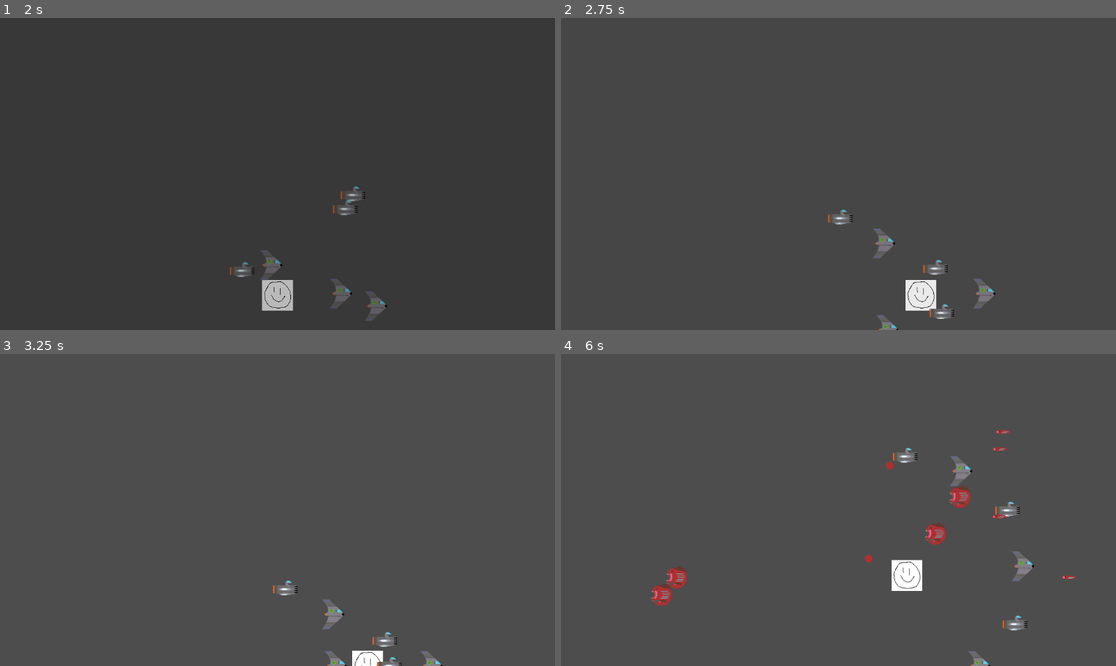
Above: before the commit, frames 1-4 (two rows, left to right).
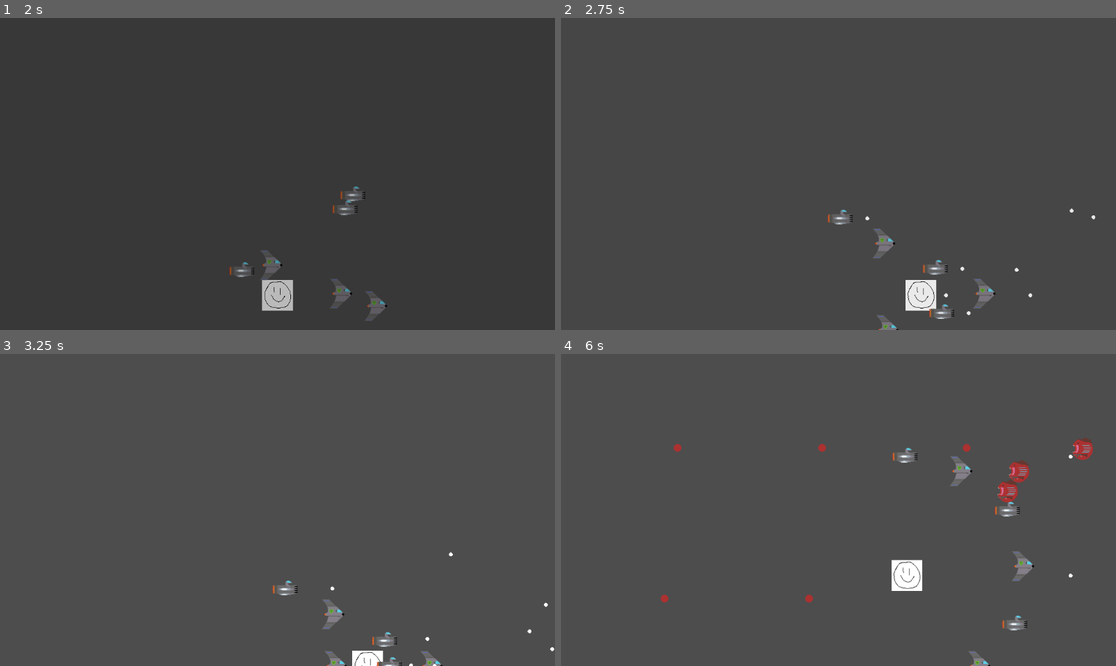
Above: after the commit, the same moments.

Repository: tfmertz/gamedevtv-jam-2026
Game: Godot game, scene res://scene/main.tscn
The game is run twice, just before and just after one commit, with the same random seed, the same clock (stepped at 60 frames per second) and the same inputs.
Inputs:
- Up to frame 1 (2 s): click "START" at 0.5 s; click "START" at 1.25 s
- Up to frame 2 (2.75 s): tap Enter at 2 s; hold D (move_right) from 2.03 s (still down); tap 3 at 2.1 s; tap 6 at 2.3 s
- Up to frame 3 (3.25 s): release D (move_right) at 2.78 s; hold S (move_down) from 2.78 s (still down); tap 6 at 2.85 s; tap 5 at 3.05 s
- Up to frame 4 (6 s): tap Space at 3.5 s; release S (move_down) at 3.53 s; hold D (move_right) 3.53-4.28 s; tap 5 at 3.6, 5.3 s; tap 3 at 3.8, 5.85 s; hold W (move_up) 4.28-5.03 s; tap F (cycle_formation) at 4.35 s; tap 6 at 4.55 s; hold A (move_left) from 5.03 s (still down); tap R (cycle_spacing) at 5.1 s

Frame 1 is identical in both runs. In frame 2, less than 0.1% of the frame differs, in the area x 54-97%, y 61-96%; in frame 3, less than 0.1%; in frame 4, 1.7%, in the area x 16-96%, y 24-81%.

Commit message:
adding random movement and bullets

Diff:
--- a/scene/bullet.gd
+++ b/scene/bullet.gd
@@ -1,9 +1,11 @@
 extends Area2D
 
-var speed = 20
+var speed = 10
 enum type {PLAYER, ENEMY_1, ENEMY_2} #to be set on call by level
 var bullet_type = type
 var bullet_direction = 1
+var enemy_z =12
+var player_z =11
 
 # Called when the node enters the scene tree for the first time.
 func _ready() -> void:
@@ -29,6 +31,7 @@
 		$bullet_sprite.play("enemy_1")
 		$bullet_sprite.show()
 		bullet_direction = -1
+		z_index=enemy_z
 
 	elif new_type == "ENEMY_2":
 		bullet_type = type.ENEMY_2
@@ -36,6 +39,7 @@
 		$bullet_sprite.play("enemy_2")
 		$bullet_sprite.show()
 		bullet_direction = -1
+		z_index=enemy_z
 
 	else:
 		bullet_type = type.PLAYER
@@ -43,3 +47,4 @@
 		$bullet_sprite.play("player")
 		$bullet_sprite.show()
 		bullet_direction = 1
+		z_index=player_z
--- a/scene/bullet.tscn
+++ b/scene/bullet.tscn
@@ -53,5 +53,6 @@
 shape = SubResource("CircleShape2D_66or7")
 
 [node name="despawn_timer" type="Timer" parent="." unique_id=2000550316]
+wait_time = 2.0
 
 [connection signal="timeout" from="despawn_timer" to="." method="_on_despawn_timer_timeout"]
--- a/scene/enemy_ship_node.tscn
+++ b/scene/enemy_ship_node.tscn
@@ -47,5 +47,9 @@
 position = Vector2(11, 2)
 shape = SubResource("CircleShape2D_qpxp6")
 
+[node name="rand_timer" type="Timer" parent="." unique_id=1714477443]
+wait_time = 3.0
+
 [connection signal="area_entered" from="." to="." method="_on_area_entered"]
 [connection signal="timeout" from="bullet_timer" to="." method="_on_timer_timeout"]
+[connection signal="timeout" from="rand_timer" to="." method="_on_rand_timer_timeout"]
--- a/scene/ship_node.tscn
+++ b/scene/ship_node.tscn
@@ -93,7 +93,7 @@
 
 [node name="sprite" type="AnimatedSprite2D" parent="." unique_id=1209264211]
 sprite_frames = SubResource("SpriteFrames_65l50")
-animation = &"mothership-3hp"
+animation = &"gun"
 
 [node name="hitbox_gun" type="CollisionShape2D" parent="." unique_id=753737017]
 position = Vector2(-3, -2)
@@ -118,10 +118,12 @@
 position = Vector2(6, -2)
 rotation = 1.5707964
 shape = SubResource("CapsuleShape2D_cpmmr")
+disabled = true
 
 [node name="hitbox_enemy_bg" type="CollisionShape2D" parent="." unique_id=1167065100]
 position = Vector2(11, 2)
 shape = SubResource("CircleShape2D_qpxp6")
+disabled = true
 
 [connection signal="area_entered" from="." to="." method="_on_area_entered"]
-[connection signal="timeout" from="bullet_timer" to="." method="_on_timer_timeout"]
+[connection signal="timeout" from="bullet_timer" to="." method="_on_bullet_timer_timeout"]
--- a/src/enemy_ship_node.gd
+++ b/src/enemy_ship_node.gd
@@ -1,6 +1,6 @@
 extends Area2D
 
-@export var bullet_scene: PackedScene =preload("res://scene/bullet.tscn")
+@onready var bullet_scene : PackedScene = preload("res://scene/bullet.tscn")
 signal die
 signal fire
 var health: int
@@ -13,15 +13,24 @@
 enum EnemyType  {ENEMY_SMALL, ENEMY_BIG}
 var ship_type = EnemyType
 var enemy_z =12
-
+var player_z =11
+var wind_x = get_viewport_rect().size.x
+var wind_y = get_viewport_rect().size.y
+var rand_coutner = 3
+var sector_counter = 2
+var rand_mode = false
+var sprite_half = 32
 
 
 func _ready() -> void:
+	wind_x = get_window().size.x
+	wind_y = get_window().size.y
+
 	$sprite.hide()
 	$hitbox_enemy_sm.disabled = true
 	$hitbox_enemy_bg.disabled = true
+	$rand_timer.stop()
 	target_location=position
-
 func _physics_process(delta: float) -> void:
 
 	flyto(target_location)
@@ -62,18 +71,20 @@
 
 func _unhandled_input(event: InputEvent) -> void:  #placeholder for spawning ships, to be removed/disabled
 	if event is InputEventKey:#placeholder for spawning ships, to be removed/disabled
-		if event.pressed and event.keycode == KEY_3:#placeholder for spawning ships, to be removed/disabled
+		"""if event.pressed and event.keycode == KEY_3:#placeholder for spawning ships, to be removed/disabled
 			var randpoint = Vector2(randi() % 1120+32, randi() % 616+32)#placeholder for spawning ships, to be removed/disabled
 			flyto(randpoint)#placeholder for spawning ships, to be removed/disabled
 			#print(randpoint)#placeholder for spawning ships, to be removed/disabled
 		elif event.pressed and event.keycode == KEY_4:#placeholder for spawning ships, to be removed/disabled
 			spawn_enemy_small()#placeholder for spawning ships, to be removed/disabled
 		elif event.pressed and event.keycode == KEY_5:#placeholder for spawning ships, to be removed/disabled
-			spawn_enemy_big()#placeholder for spawning ships, to be removed/disabled
-
+			spawn_enemy_big()
+		elif event.pressed and event.keycode == KEY_6:#placeholder for spawning ships, to be removed/disabled
+			set_rand_mode(true)#placeholder for spawning ships, to be removed/disabled"""
+	pass
 
 func _on_area_entered(area: Area2D) -> void:
-	if area.z_index==12: #detecting if the body that entered it is an enemy
+	if area.z_index==player_z: #detecting if the body that entered is an player
 		health=health-1
 		if health==0:
 			die.emit(position, ship_type)
@@ -88,3 +99,28 @@
 	elif ship_type == EnemyType.ENEMY_BIG:
 		bullet.set_bullet_type("ENEMY_2")
 	get_tree().get_root().add_child(bullet)
+
+
+
+func set_rand_mode (mode: bool) -> void:
+	if mode:
+		rand_mode = true
+		$rand_timer.start()
+		#position = Vector2(wind_x+sprite_half,randi_range(sprite_half,wind_y-sprite_half))
+		var randpoint = Vector2(randi_range((wind_x*sector_counter/3+sprite_half),wind_x-sprite_half), randi_range(sprite_half,wind_y-sprite_half))#placeholder for spawning ships, to be removed/disabled
+		flyto(randpoint)#placeholder for spawning ships, to be removed/disabled
+	else:
+		rand_mode = false
+		$rand_timer.stop()
+
+func _on_rand_timer_timeout() -> void:
+	if rand_mode:
+		rand_coutner=rand_coutner-1
+		if rand_coutner == 0:
+			sector_counter = sector_counter-1
+			rand_coutner=3
+		if sector_counter == -1:
+			rand_coutner=0
+		if sector_counter == -2:
+			queue_free()
+		flyto(Vector2(randi_range((wind_x*sector_counter/3+sprite_half),wind_x*(sector_counter+1)/3-sprite_half), randi_range(sprite_half,wind_y-sprite_half)))
--- a/src/level.gd
+++ b/src/level.gd
@@ -9,8 +9,8 @@
 @onready var enemy_vert_spawn_follow_2d: PathFollow2D = $EnemyVertSpawnPath/VertSpawnFollow2D
 
 var player_fleet
-var enemy_spawn_min := 3
-var enemy_spawn_max := 5
+var enemy_spawn_min := 1
+var enemy_spawn_max := 3
 var enemy_spawn_timer: Timer
 var difficulty_timer: Timer
 
@@ -64,10 +64,11 @@
 		var new_enemy = enemy_scene.instantiate()
 		spawn_path.progress_ratio = ((float(i) / float(enemies_to_spawn)))
 		new_enemy.position = spawn_path.position + Vector2(int(screen_size.x) + 10, int(screen_size.y/2))#Vector2((randi() % int(screen_size.x/2) + int(screen_size.x/2)),randi() % int(screen_size.y)) #Vector2(500, 500) #
+
 		add_child(new_enemy)
-		new_enemy.spawn_enemy_small()
-		new_enemy.flyto(Vector2(0, new_enemy.position.y))
-
+		new_enemy.spawn_enemy_big()
+		#new_enemy.flyto(Vector2(0, new_enemy.position.y))
+		new_enemy.set_rand_mode(true) #sets them to random mode
 
 func _on_difficulty_timer_timeout() -> void:
 	pass # Replace with function body.
--- a/src/ship_node.gd
+++ b/src/ship_node.gd
@@ -1,4 +1,6 @@
 class_name ShipNode extends Area2D
+
+@onready var bullet_scene : PackedScene = preload("res://scene/bullet.tscn")
 
 enum ShipType {GUN, SHIELD, MOTHER}
 
@@ -11,10 +13,13 @@
 var hp: int
 var initial_speed := 0
 var screen_size: Rect2
+var enemy_z =12
+var player_z =11
 # Called when the node enters the scene tree for the first time.
 func _ready() -> void:
 	initial_speed = speed
 	screen_size = get_viewport_rect()
+	$bullet_timer.start()
 
 
 func set_velocity_dir(new_vel_dir) -> void:
@@ -34,12 +39,15 @@
 	if ship_type == ShipType.GUN:
 		$sprite.animation = "gun"
 		hp = 1
+		z_index=player_z
 	elif ship_type == ShipType.SHIELD:
 		$sprite.animation = "shield"
 		hp = 1
+		z_index=player_z
 	elif ship_type == ShipType.MOTHER:
 		$sprite.animation = "mothership-3hp"
 		hp = 3
+		z_index=player_z
 	else:
 		assert(false, "invalid ship type")
 
@@ -47,10 +55,13 @@
 func start(pos):
 	position = pos
 	show()
+
 	if ship_type == ShipType.GUN:
 		$hitbox_gun.disabled = false
+
 	elif ship_type == ShipType.SHIELD:
 		$hitbox_shield.disabled = false
+
 	elif ship_type == ShipType.MOTHER:
 		$hitbox_mother.disabled = false
 	else:
@@ -82,3 +93,11 @@
 	position += velocity * delta
 	position.x = clamp(position.x, 0, screen_size.size.x)
 	position.y = clamp(position.y, 0, screen_size.size.y)
+
+
+func _on_bullet_timer_timeout() -> void:
+	if ship_type != ShipType.SHIELD:
+		var bullet = bullet_scene.instantiate()
+		bullet.position = position
+		bullet.set_bullet_type("player")
+		get_tree().get_root().add_child(bullet)
